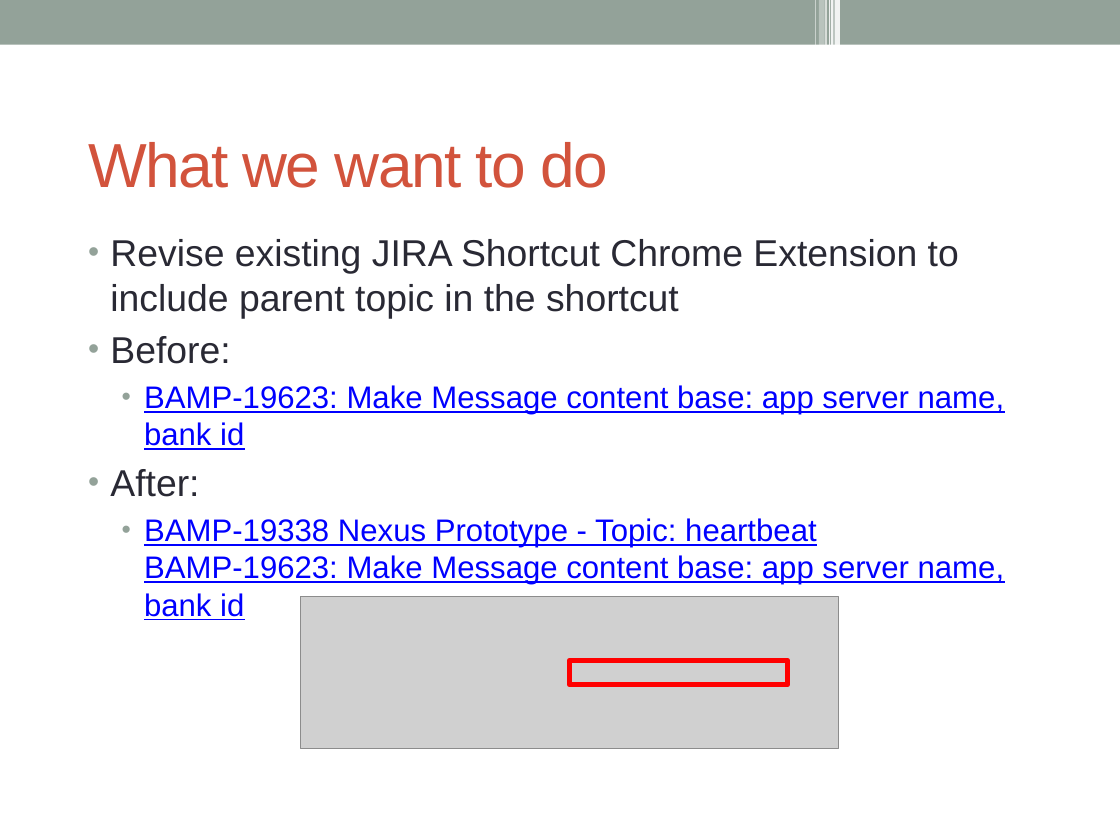
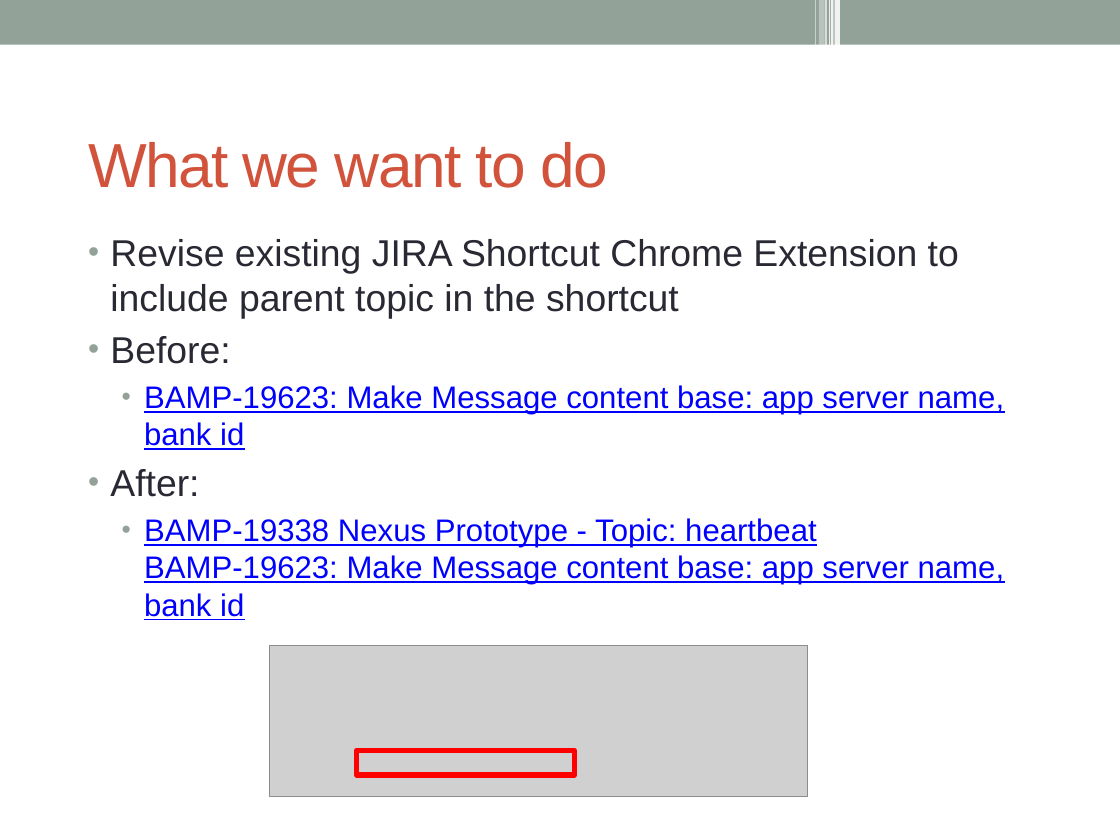
Before and after one commit to BKTB/jira-shortcut, a slide deck: slide 2 of Chrome Extension 101.pptx. Drawn at 1120x840 pixels with LibreOffice and Linux fonts; fonts in the diff are those of the drawing; grey boxes stand for pictures; background and template pictures are left out. Boxes give left, top, right and bottom in pixels: in the first picture for what was removed or moved away, otherwise in the second. Text is boxed around its words. In the diff, an @@ line names an element or a change of style, - is before the commit and + after.

Commit message:
ppt layout fix

```diff
--- a/Chrome Extension 101.pptx
+++ b/Chrome Extension 101.pptx
@@ picture: place and size @@
-picture at <box>300,597,838,748</box>
+picture at <box>270,645,808,796</box>
@@ rectangle: place and size @@
-rectangle at <box>570,661,788,685</box>
+rectangle at <box>356,750,575,775</box>
```
Also in this commit, not shown: 1 other slide changed.
